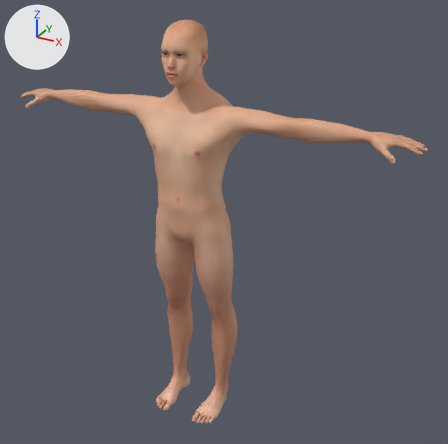
One commit to the glTF model public/models/makehuman/body/masc.gltf: the scene before it, then after it.
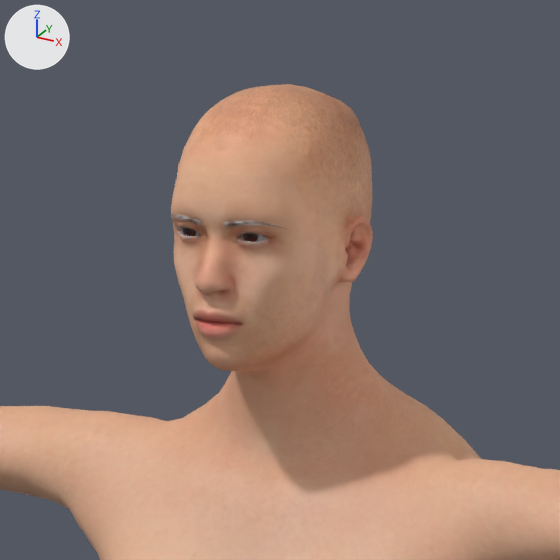
There are two pictures of each version: one whole from a 50 mm lens placed at (1.269, -2.06, 1.964), pointed at (0.112, 0.043, 0.912), one close up on the part from 27% to 56% of the width and 0% to 29% of the height. The axes (+X, +Y, +Z) are drawn at upper left. The lights are the same throughout. The first two pictures are the older version. Vertices at exactly the same position are counted once.

The scene before the commit, as lines of its bpy script (objects in view):
```python
me_base_045 = bpy.data.meshes.new('base.045')
me_base_045.from_pydata(...)  # 13380 vertices, 26756 faces; spans x -0.9..0.9, y -0.19..0.1, z -0.01..1.73
me_base_045.materials.append(mat_body)  # picture img_masc_skin
ob_masc_body = bpy.data.objects.new('masc_body', me_base_045)
ob_masc_body.location = (0.0, 0.0, 0.0)
```
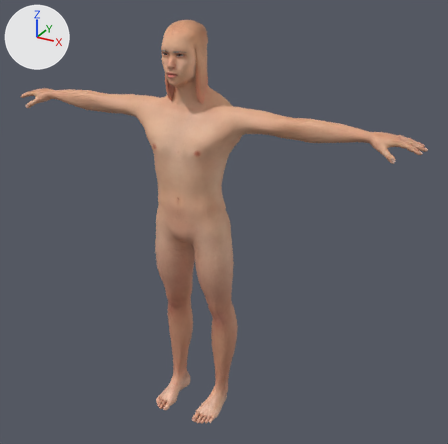
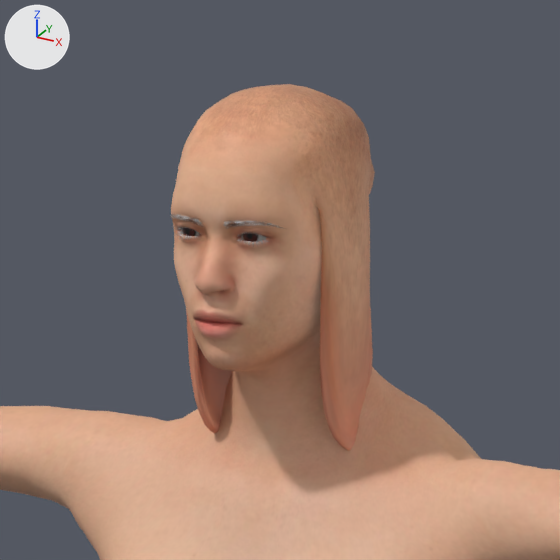
The newer file adds a shape key; the second version is drawn at full value of the shape key 'a_orejasCaidas' of 'masc_body', and the change is written as the vertex moves it makes.

Pixel boxes [x1, y1, x2, y2] of what changed, in the close-ups (560 x 560 px; the box of a moved part takes in the faces that stretch with it):
part 1 of me_base_045, moved or reshaped
    before: [299, 98, 373, 341]
    after: [186, 98, 375, 450]

The change, as a diff of the scene's bpy script:
```diff
--- a/public/models/makehuman/body/masc.gltf.py
+++ b/public/models/makehuman/body/masc.gltf.py
@@ me_base_045 @@
 me_base_045.from_pydata(...)  # 13380 vertices, 26756 faces; spans x -0.9..0.9, y -0.19..0.1, z -0.01..1.73
 # used by ob_masc_body; location = (0.0, 0.0, 0.0)
+# me_base_045 part 1: 946 of 13380 vertices moved; they spanned x -0.09..0.09, y -0.1..0.02, z 1.53..1.71 and now span x -0.08..0.08, y -0.1..0.02, z 1.42..1.71; mean shift (0.0, 0.0, -0.07); largest move (-0.08, -0.03, 1.61) -> (-0.07, -0.06, 1.43)
 me_base_045.materials.append(mat_body)
```
